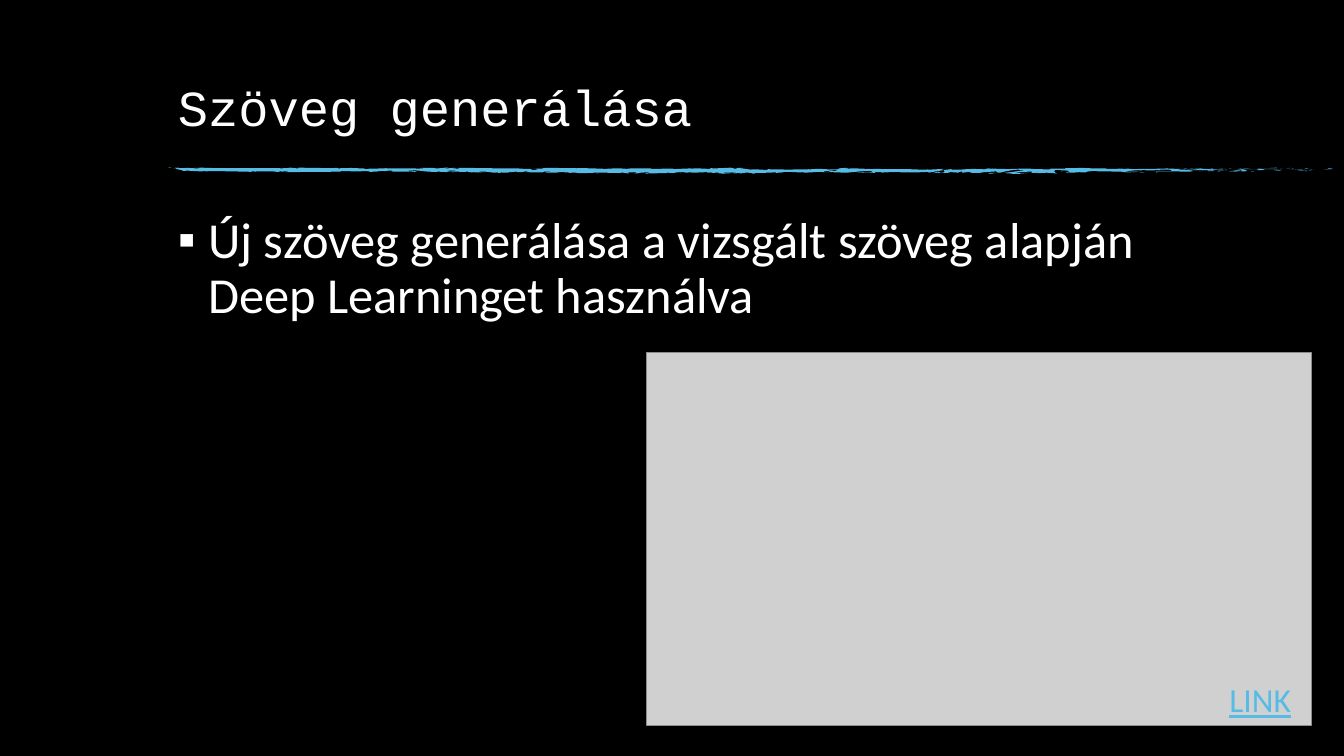
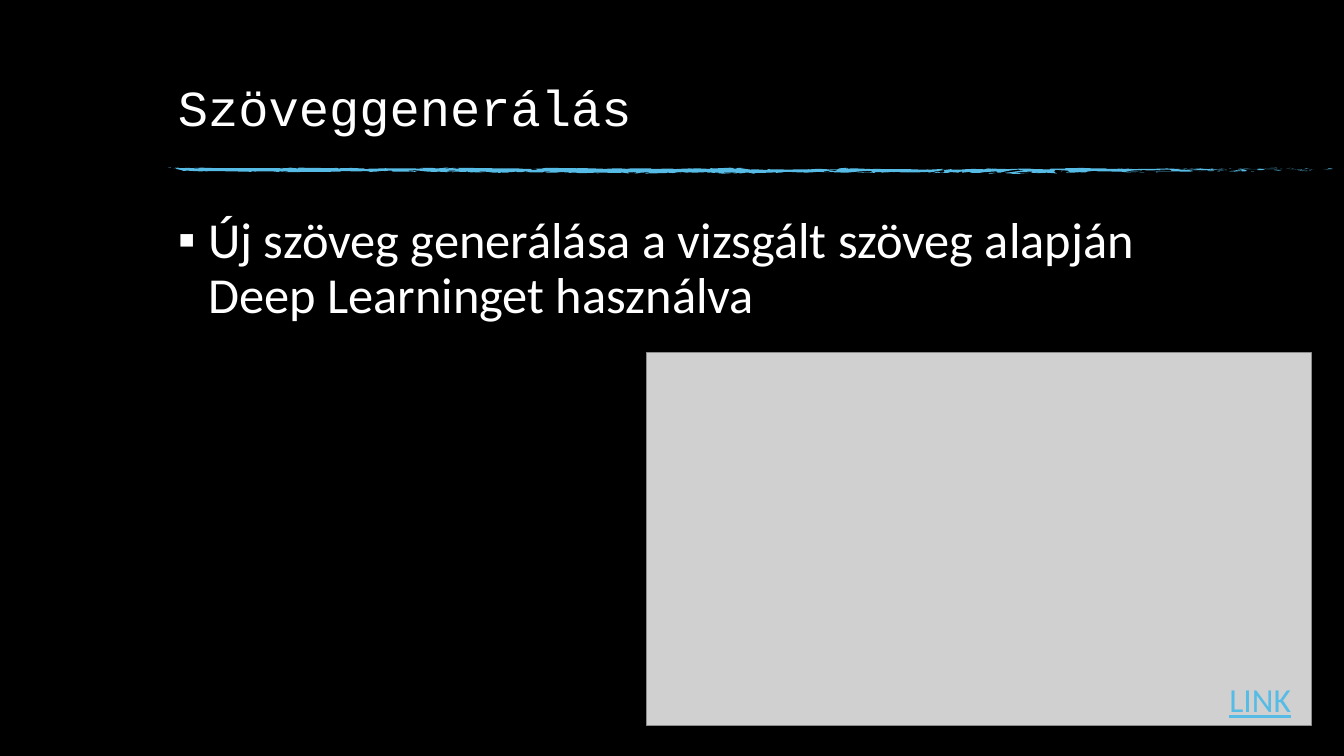
Before and after one commit to KPatrik22/stat, a slide deck: slide 19 of stat_1.pptx (slide 18 before the commit). Drawn at 1344x756 pixels with LibreOffice and Linux fonts; fonts in the diff are those of the drawing; grey boxes stand for pictures; background and template pictures are left out. Boxes give left, top, right and bottom in pixels: in the first picture for what was removed or moved away, otherwise in the second. Text is boxed around its words. In the diff, an @@ line names an element or a change of style, - is before the commit and + after.

```diff
--- a/stat_1.pptx
+++ b/stat_1.pptx
@@ title at (178,90,632,137): text changed @@
-Szöveg generálása
+Szöveggenerálás
```
Also in this commit, not shown: 3 other slides changed, 1 slide added.
